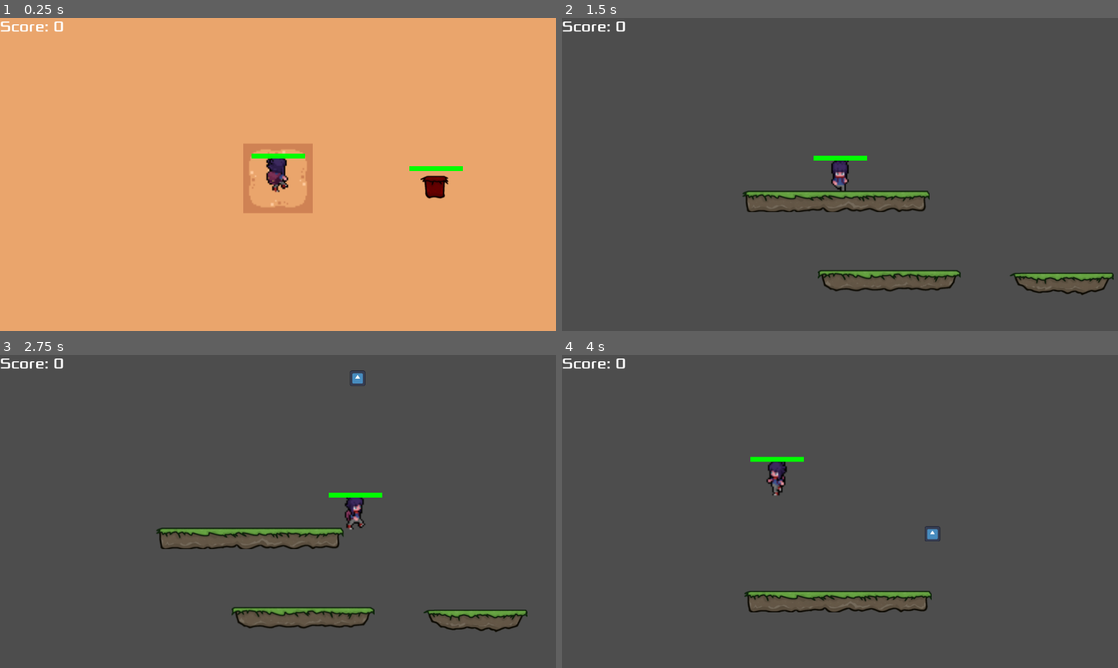
Above: before the commit, frames 1-4 (two rows, left to right).
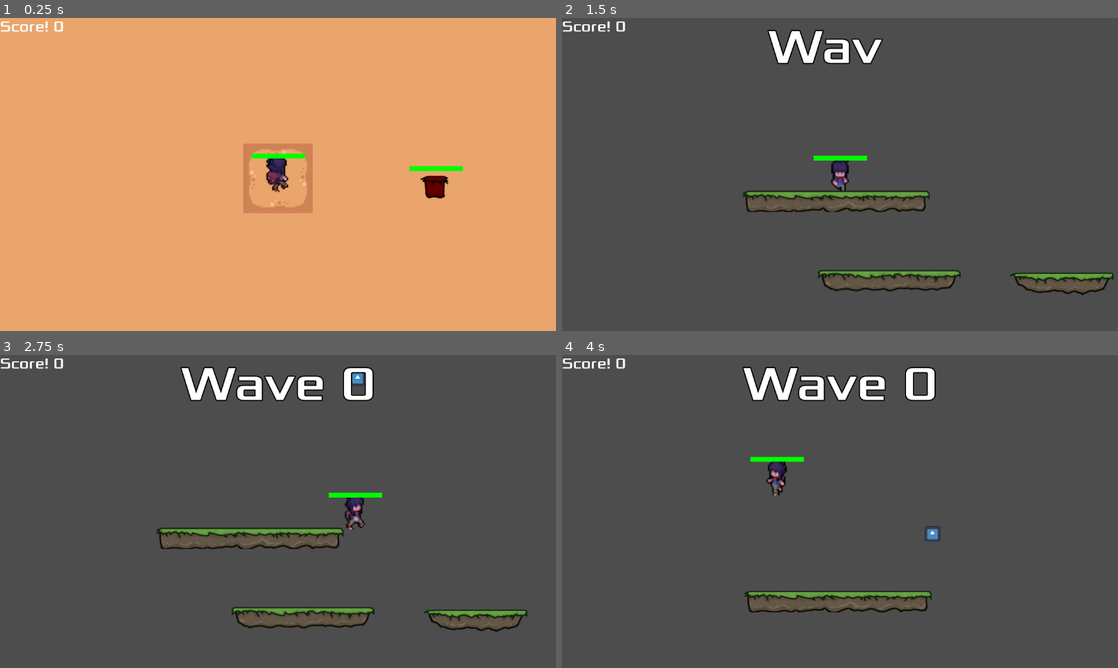
Above: after the commit, the same moments.

Repository: AlfredoAlfredo1313/ProjJogos
Game: Godot game, scene res://Main.tscn
The game is run twice, just before and just after one commit, with the same random seed, the same clock (stepped at 60 frames per second) and the same inputs. The engine's default icon, where the game draws it, is replaced by a stand-in: a white triangle on a blue panel in a dark square.
Inputs (mouse positions are in pixels of both pictures, inside the frame that each line leads up to):
- Up to frame 1 (0.25 s): no input
- Up to frame 2 (1.5 s): move the mouse to (962, 158) at 0.52 s; press the mouse at (962, 158) at 0.53 s; hold D (right) 0.53-1.28 s; move the mouse to (728, 190) at 1.27 s; release the mouse at (728, 190) at 1.28 s; hold S (down) from 1.28 s (still down); tap 2 (go_to_level_2) at 1.35 s
- Up to frame 3 (2.75 s): tap Enter at 2 s; move the mouse to (333, 442) at 2.02 s; release S (down) at 2.03 s; press the mouse at (333, 442) at 2.03 s; hold D (right) from 2.03 s (still down)
- Up to frame 4 (4 s): move the mouse to (812, 574) at 2.77 s; release D (right) at 2.78 s; release the mouse at (812, 574) at 2.78 s; hold W (up) 2.78-3.53 s; tap 2 (go_to_level_2) at 2.85 s; move the mouse to (1006, 558) at 3.52 s; press the mouse at (1006, 558) at 3.53 s; hold A (left) from 3.53 s (still down)

The runs differ from the first frame. In frame 1, less than 0.1% of the frame differs, in the area x 8-9%, y 1-4%; in frame 2, 1.2%; in frame 3, 1.9%; in frame 4, 1.9%, in the area x 8-68%, y 1-15%.

Commit message:
Wave Animation

Diff:
--- a/Levels/Level1.gd
+++ b/Levels/Level1.gd
@@ -3,7 +3,6 @@
 @export var destructable_scene: PackedScene
 @export var player: Node2D
 @export var lista_inimigos : Array[int] = []
-@onready var wave_text = $CenterContainer
 var numero_inimigos
 var wave_atual = 0
 
@@ -11,7 +10,9 @@
 	start_wave()
 
 func start_wave():
-	get_tree().call_group("HUD", "anim", "Wave: " + str(wave_atual))
+	var s = "Wave " + str(wave_atual)
+	print(s)
+	get_tree().call_group("HUD", "anim", s)
 	if lista_inimigos.size() <= wave_atual:
 		print("venceu")
 		return
--- a/Levels/WaveAnim.gd
+++ b/Levels/WaveAnim.gd
@@ -2,9 +2,26 @@
 
 func anim(_text : String):
 	print("chamoau")
-	visible_characters = 0
+	#visible_characters = 0
 	text = _text
 	var vezes = _text.length()
+	#tween.tween_method(func(f):
+	#	rotation = f
+	#, 0, PI, 0.5)
+	#tween.set_loops(5)
 	for i in range(vezes):
+		print(_text.chr(i))
+		if _text[i] == ' ':
+			continue
 		visible_characters = i
 		await get_tree().create_timer(0.4).timeout
+	visible_characters+=1
+	await get_tree().create_timer(3).timeout
+	for i in range(vezes):
+		await get_tree().create_timer(0.4).timeout
+		print(_text.chr(i))
+		if _text[_text.length() - 1 - i] == ' ':
+			visible_characters -= 2
+			continue
+		visible_characters -= 1
+	visible_characters =0
--- a/Main.tscn
+++ b/Main.tscn
@@ -3,12 +3,8 @@
 [ext_resource type="Script" uid="uid://bxqodkil6popv" path="res://Game.gd" id="1_lgr22"]
 [ext_resource type="Script" uid="uid://bfq3swfrk3l1j" path="res://UI/Label.gd" id="3_fos0i"]
 [ext_resource type="PackedScene" uid="uid://60okax2aajfx" path="res://Levels/Level1.tscn" id="4_3dxm6"]
+[ext_resource type="Script" uid="uid://chkscqfwwhu88" path="res://Levels/WaveAnim.gd" id="4_fos0i"]
 [ext_resource type="FontFile" uid="uid://0mcwamf86rrp" path="res://Fonts/Xolonium-Regular.ttf" id="8_trn2v"]
-
-[sub_resource type="LabelSettings" id="LabelSettings_cm0pq"]
-font_size = 120
-outline_size = 6
-outline_color = Color(0, 0, 0, 1)
 
 [node name="Main" type="Node2D"]
 script = ExtResource("1_lgr22")
@@ -16,27 +12,27 @@
 [node name="HUD" type="CanvasLayer" parent="."]
 
 [node name="Score" type="Label" parent="HUD" groups=["HUD"]]
-offset_right = 40.0
-offset_bottom = 23.0
+offset_right = 132.0
+offset_bottom = 37.0
 theme_override_fonts/font = ExtResource("8_trn2v")
 theme_override_font_sizes/font_size = 30
-text = "Score: 0"
+text = "Score! 0"
 script = ExtResource("3_fos0i")
 
 [node name="Wave" type="Label" parent="HUD" groups=["HUD"]]
-anchors_preset = 15
-anchor_right = 1.0
-anchor_bottom = 1.0
+anchors_preset = 5
+anchor_left = 0.5
+anchor_right = 0.5
+offset_left = -150.5
+offset_right = 150.5
+offset_bottom = 120.0
 grow_horizontal = 2
-grow_vertical = 2
+theme_override_colors/font_outline_color = Color(0, 0, 0, 1)
+theme_override_constants/outline_size = 9
 theme_override_fonts/font = ExtResource("8_trn2v")
-theme_override_font_sizes/font_size = 30
+theme_override_font_sizes/font_size = 100
 text = "Wave"
-label_settings = SubResource("LabelSettings_cm0pq")
-horizontal_alignment = 1
-visible_characters = 0
-visible_ratio = 0.0
-script = ExtResource("3_fos0i")
+script = ExtResource("4_fos0i")
 
 [node name="Level1" parent="." instance=ExtResource("4_3dxm6")]
 
